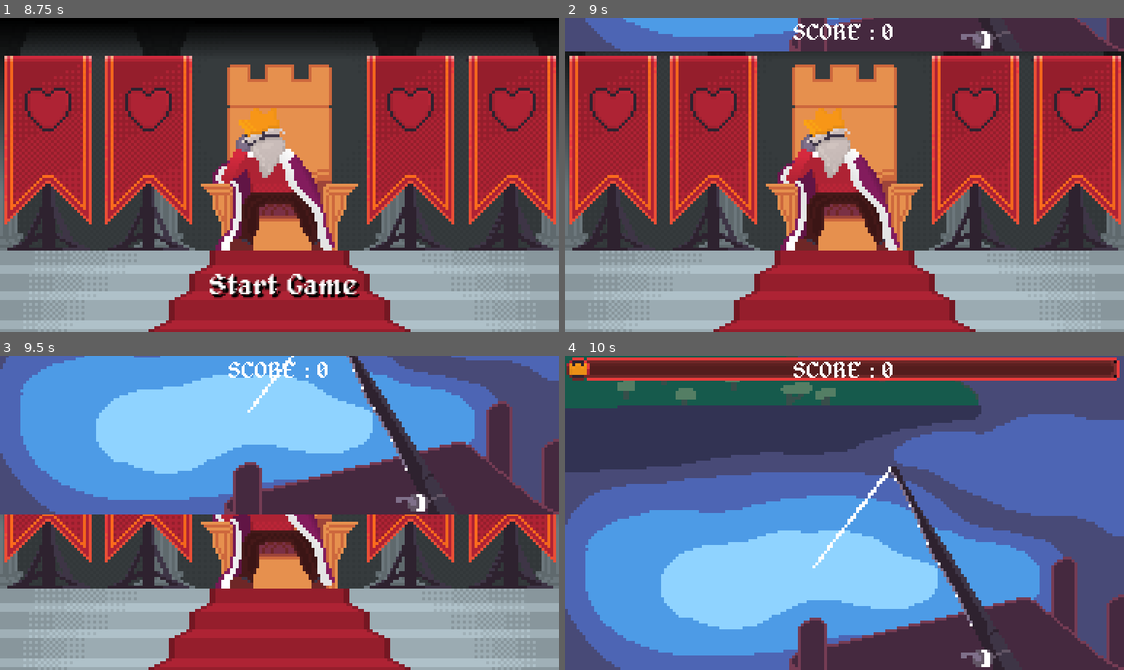
Above: before the commit, frames 1-4 (two rows, left to right).
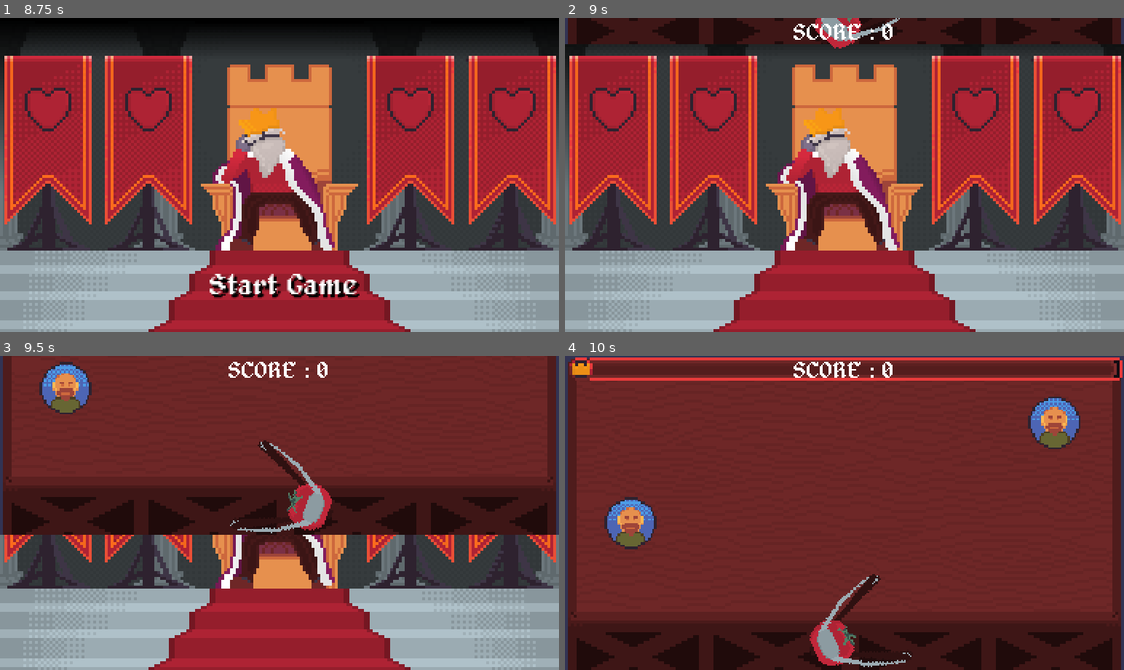
Above: after the commit, the same moments.

Repository: DevChimera/GGJ24
Game: Godot game, scene res://scenes/main/main.tscn
Two runs of this game, one before a commit and one after it. Both use one fixed random seed, a clock stepped at 60 frames per second and the inputs below.
Inputs:
- Up to frame 1 (8.75 s): tap Enter at 0.5, 2 s; tap Up (shoot) every 0.75 s from 0.6 to 8.1 s; tap Space at 1.25, 2.75 s
- Up to frame 2 (9 s): tap Up (shoot) at 8.85 s
- Up to frame 3 (9.5 s): no input
- Up to frame 4 (10 s): tap Up (shoot) at 9.6 s

Frame 1 is identical in both runs. In frame 2, 10% of the frame differs, in the area x 0-100%, y 0-11%; in frame 3, 56%; in frame 4, 92%, in the area x 0-100%, y 0-100%.

Commit message:
final score

Diff:
--- /dev/null
+++ b/scenes/components/final_score.gd
@@ -0,0 +1,14 @@
+extends CanvasLayer
+
+@onready var score = $Score
+
+func show_best_score():
+	if MetaScore.save_data.is_empty():
+		return
+	var new = 0
+	var old = 0
+	for game in MetaScore.save_data["games"]:
+		new = game["score"]
+		if new > old:
+			old = new
+	score.text = "BEST SCORE: " + str(old)
--- /dev/null
+++ b/scenes/components/final_score.tscn
@@ -0,0 +1,16 @@
+[gd_scene load_steps=3 format=3 uid="uid://df1700nlgloca"]
+
+[ext_resource type="Script" path="res://scenes/components/final_score.gd" id="1_6p5dy"]
+[ext_resource type="FontFile" uid="uid://d1722gq7s3iu1" path="res://assets/fonts/alagard.ttf" id="1_hgvls"]
+
+[node name="FinalScore" type="CanvasLayer"]
+script = ExtResource("1_6p5dy")
+
+[node name="Score" type="Label" parent="."]
+offset_top = 30.0
+offset_right = 384.0
+offset_bottom = 48.0
+theme_override_fonts/font = ExtResource("1_hgvls")
+text = "BEST SCORE : 0"
+horizontal_alignment = 1
+vertical_alignment = 1
--- a/scenes/components/hit_point_component.tscn
+++ b/scenes/components/hit_point_component.tscn
@@ -1,7 +1,8 @@
-[gd_scene load_steps=5 format=3 uid="uid://dxjsr6kf721rf"]
+[gd_scene load_steps=6 format=3 uid="uid://dxjsr6kf721rf"]
 
 [ext_resource type="Script" path="res://scenes/components/hit_point_component.gd" id="1_kiuyy"]
-[ext_resource type="Texture2D" uid="uid://b8j671vhkv1qx" path="res://assets/minigamesLevels/tomato/face_a.png" id="2_urqwo"]
+[ext_resource type="Texture2D" uid="uid://yv5oqid1xtwk" path="res://assets/minigamesLevels/tomato/faces/facesA_1.png" id="2_3x0gg"]
+[ext_resource type="Texture2D" uid="uid://blk8pgjqbpeey" path="res://assets/minigamesLevels/tomato/faces/facesB_1.png" id="2_ufwln"]
 [ext_resource type="AudioStream" uid="uid://cq81t1r273w5y" path="res://assets/sfx/LML-SFX-tomato_person_hit.wav" id="3_enm5f"]
 
 [sub_resource type="CircleShape2D" id="CircleShape2D_0qcm4"]
@@ -9,9 +10,10 @@
 
 [node name="HitPointComponent" type="Node2D"]
 script = ExtResource("1_kiuyy")
+new_texture = ExtResource("2_ufwln")
 
 [node name="Sprite2D" type="Sprite2D" parent="."]
-texture = ExtResource("2_urqwo")
+texture = ExtResource("2_3x0gg")
 
 [node name="Area2D" type="Area2D" parent="."]
 collision_layer = 2
--- a/scenes/main/main.gd
+++ b/scenes/main/main.gd
@@ -17,7 +17,7 @@
 @onready var laugh_voice = $Kingbackground/LaughVoice
 
 
-var minigames : Array = [preload("res://scenes/minigames/fishing.tscn"), \
+var minigames : Array = [preload("res://scenes/minigames/lanza_tomates.tscn"), \
 				preload("res://scenes/minigames/fishing.tscn"), \
 				preload("res://scenes/minigames/expand.tscn")]
 
--- a/scenes/main/main.tscn
+++ b/scenes/main/main.tscn
@@ -1,8 +1,9 @@
-[gd_scene load_steps=99 format=3 uid="uid://ywc1r01ngctr"]
+[gd_scene load_steps=102 format=3 uid="uid://ywc1r01ngctr"]
 
 [ext_resource type="Script" path="res://scenes/main/main.gd" id="1_omxc1"]
 [ext_resource type="Texture2D" uid="uid://ckri4yoacgfrp" path="res://assets/king/throneRoom.png" id="2_pev2q"]
 [ext_resource type="PackedScene" uid="uid://orvmuvl5s71m" path="res://scenes/components/score.tscn" id="2_tugwq"]
+[ext_resource type="PackedScene" uid="uid://df1700nlgloca" path="res://scenes/components/final_score.tscn" id="3_3tdin"]
 [ext_resource type="Texture2D" uid="uid://caq10bxesg0vp" path="res://assets/king/kingANGRY/angry_1.png" id="3_dvo2i"]
 [ext_resource type="Texture2D" uid="uid://c0afxtgg8aucg" path="res://assets/king/kingANGRY/angry_2.png" id="4_o3st3"]
 [ext_resource type="Texture2D" uid="uid://da3dsejj6ql21" path="res://assets/king/kingANGRY/angry_3.png" id="5_yovnk"]
@@ -449,8 +450,80 @@
 "values": [Vector2(-200, 0), Vector2(0, 0)]
 }
 
+[sub_resource type="Animation" id="Animation_akv3d"]
+resource_name = "final"
+tracks/0/type = "value"
+tracks/0/imported = false
+tracks/0/enabled = true
+tracks/0/path = NodePath("Vignete:modulate")
+tracks/0/interp = 2
+tracks/0/loop_wrap = true
+tracks/0/keys = {
+"times": PackedFloat32Array(0, 1),
+"transitions": PackedFloat32Array(1, 1),
+"update": 0,
+"values": [Color(1, 1, 1, 0), Color(1, 1, 1, 0.372549)]
+}
+tracks/1/type = "method"
+tracks/1/imported = false
+tracks/1/enabled = true
+tracks/1/path = NodePath("../Kingbackground/King")
+tracks/1/interp = 1
+tracks/1/loop_wrap = true
+tracks/1/keys = {
+"times": PackedFloat32Array(0),
+"transitions": PackedFloat32Array(1),
+"values": [{
+"args": [&"angry", 1.0, false],
+"method": &"play"
+}]
+}
+tracks/2/type = "method"
+tracks/2/imported = false
+tracks/2/enabled = true
+tracks/2/path = NodePath("../FinalScore")
+tracks/2/interp = 1
+tracks/2/loop_wrap = true
+tracks/2/keys = {
+"times": PackedFloat32Array(0),
+"transitions": PackedFloat32Array(1),
+"values": [{
+"args": [],
+"method": &"show_best_score"
+}]
+}
+tracks/3/type = "value"
+tracks/3/imported = false
+tracks/3/enabled = true
+tracks/3/path = NodePath("../FinalScore:visible")
+tracks/3/interp = 1
+tracks/3/loop_wrap = true
+tracks/3/keys = {
+"times": PackedFloat32Array(0),
+"transitions": PackedFloat32Array(1),
+"update": 1,
+"values": [true]
+}
+
+[sub_resource type="Animation" id="Animation_bumyv"]
+length = 0.001
+tracks/0/type = "value"
+tracks/0/imported = false
+tracks/0/enabled = true
+tracks/0/path = NodePath("Vignete:modulate")
+tracks/0/interp = 1
+tracks/0/loop_wrap = true
+tracks/0/keys = {
+"times": PackedFloat32Array(0),
+"transitions": PackedFloat32Array(1),
+"update": 0,
+"values": [Color(1, 1, 1, 1)]
+}
+
 [sub_resource type="AnimationLibrary" id="AnimationLibrary_20p3d"]
 _data = {
+"RESET": SubResource("Animation_bumyv"),
+"final": SubResource("Animation_akv3d"),
 "intro": SubResource("Animation_tbwje"),
 "menu": SubResource("Animation_ymis7"),
 "menu_out": SubResource("Animation_a5tp8")
@@ -499,6 +572,9 @@
 [node name="Score" parent="." instance=ExtResource("2_tugwq")]
 visible = false
 
+[node name="FinalScore" parent="." instance=ExtResource("3_3tdin")]
+visible = false
+
 [node name="Background" type="Sprite2D" parent="."]
 scale = Vector2(2, 2)
 texture = ExtResource("2_pev2q")
Not shown, added: assets/minigamesLevels/tomato/faces/facesA_1.png.import
Not shown, added: assets/minigamesLevels/tomato/faces/facesA_2.png.import
Not shown, added: assets/minigamesLevels/tomato/faces/facesA_3.png.import
Not shown, added: assets/minigamesLevels/tomato/faces/facesB_1.png.import
Not shown, added: assets/minigamesLevels/tomato/faces/facesB_2.png.import
Not shown, added: assets/minigamesLevels/tomato/faces/facesB_3.png.import
